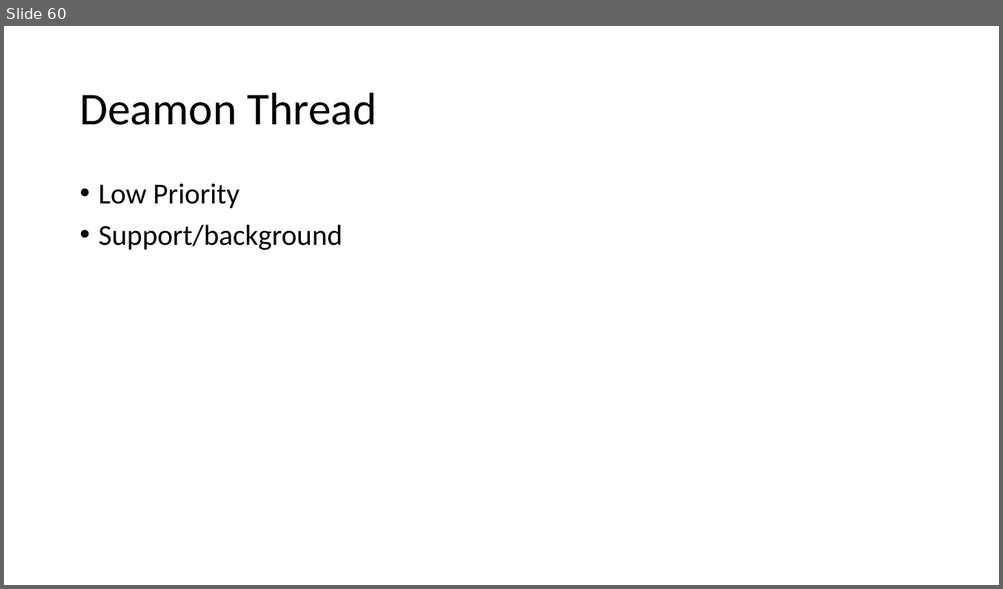
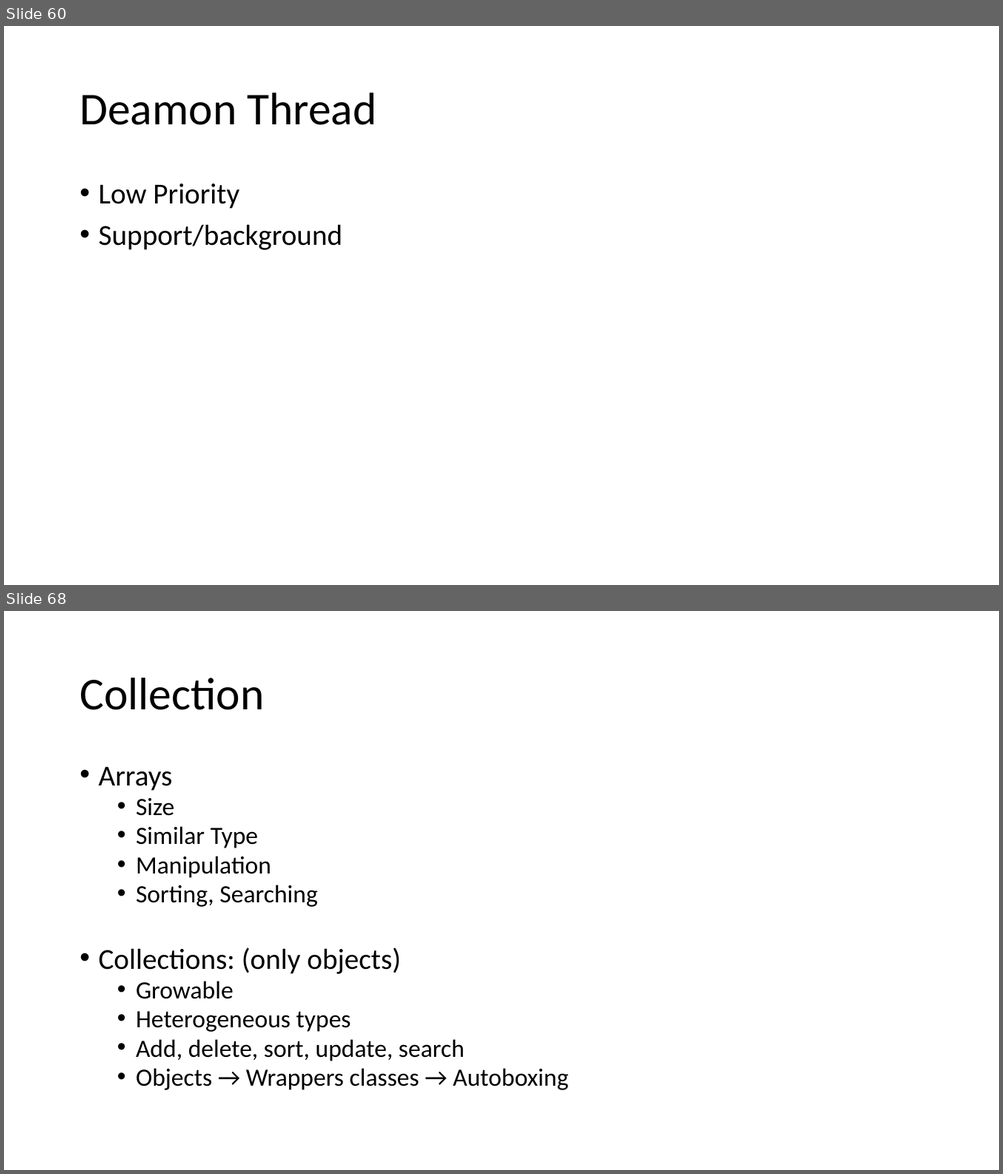
Before and after one commit to caprepo/java-jul, a slide deck: Java.pptx. Shown one above the other, each under a label of ours: slide 60 before the commit, slides 60 and 68 after it; the slides between them are not shown. The pictures are 1003x589 and 1003x1174 pixels, drawn with LibreOffice and Linux fonts; fonts in the diff are those of the drawing. Boxes give left, top, right and bottom in pixels: in the first picture for what was removed or moved away, otherwise in the second. Text is boxed around its words. In the diff, an @@ line names an element or a change of style, - is before the commit and + after.

```diff
--- a/Java.pptx
+++ b/Java.pptx
@@ slide 68 added at (4,611,999,1170), background #FFFFFF @@
@@ title added at (79,678,264,710), 44 pt, text #000000 @@
+Collection
@@ text added at (99,767,568,1091), 24 pt, text #000000 @@
+• Arrays
+  • Size
+  • Similar Type
+  • Manipulation
+  • Sorting, Searching
+• Collections: (only objects)
+  • Growable
+  • Heterogeneous types
+  • Add, delete, sort, update, search
+  • Objects → Wrappers classes → Autoboxing
```
Also in this commit, not shown: 21 other slides added, 1 other file.
